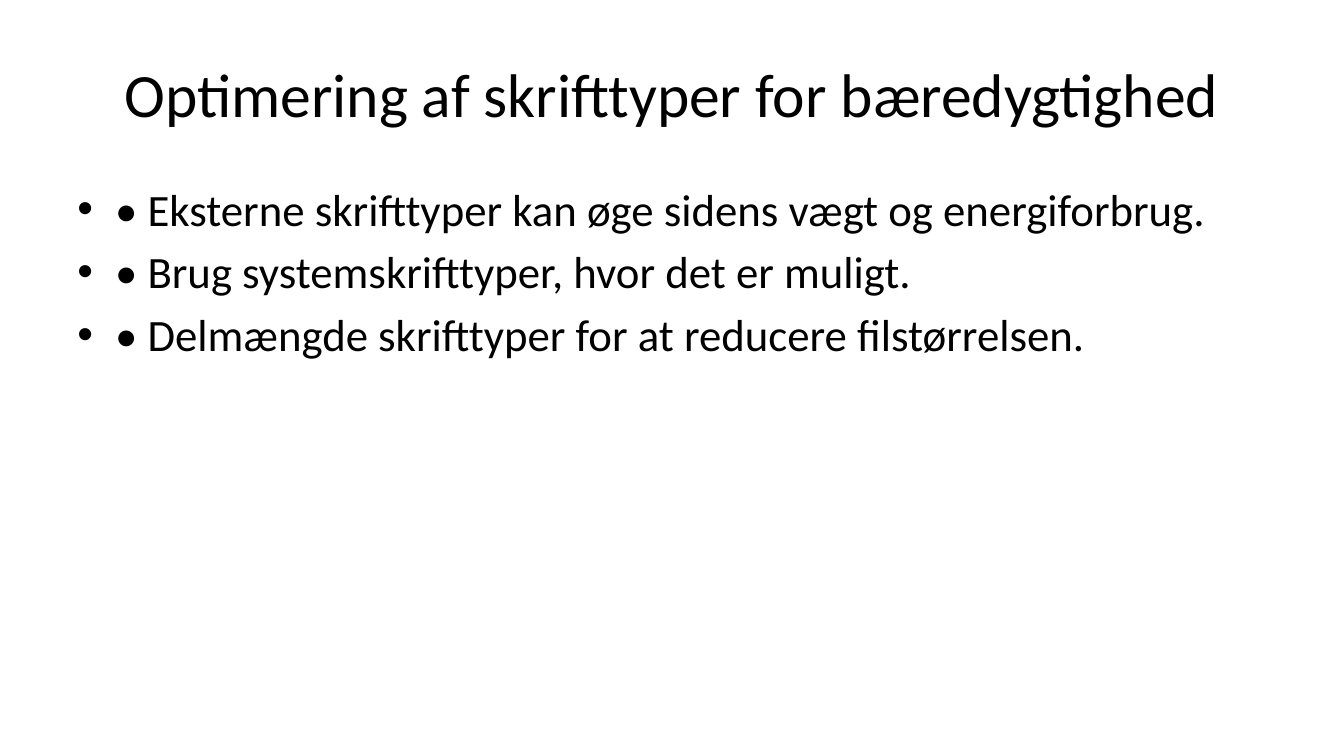
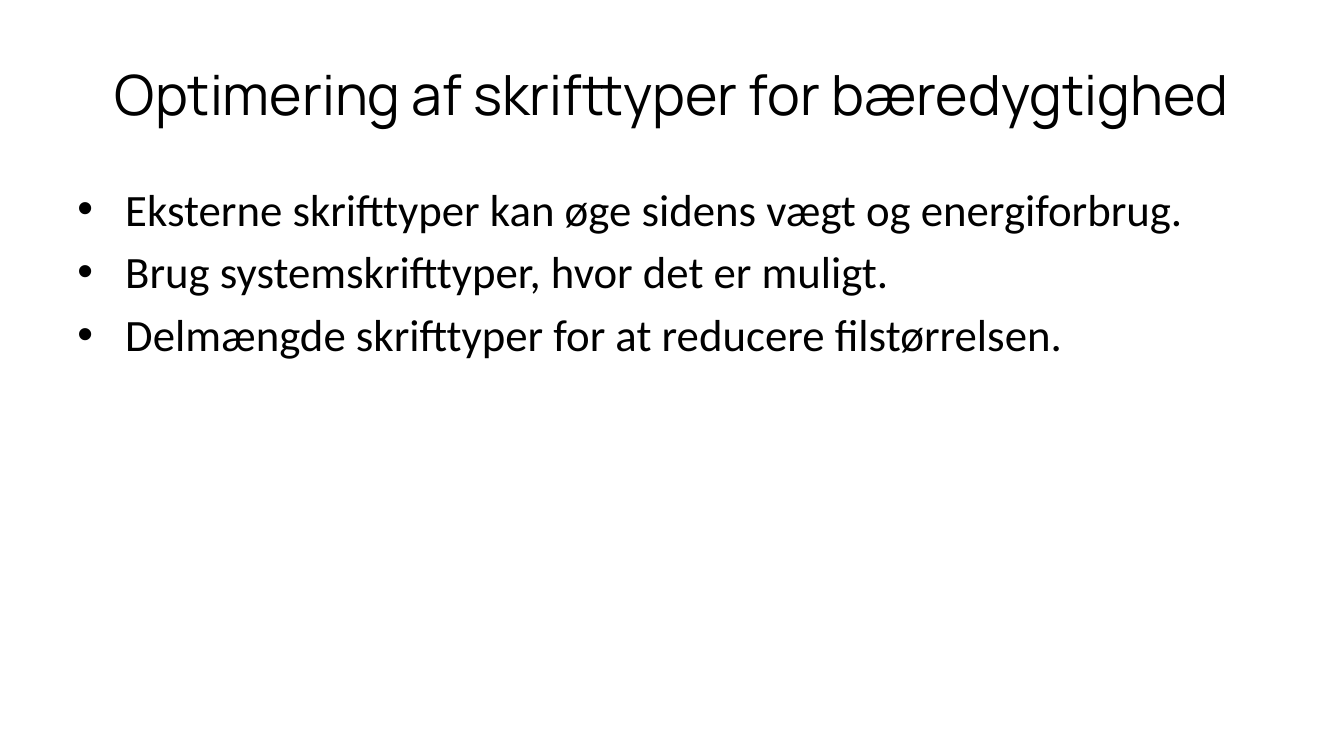
Before and after one commit to xbibogo/MMD24, a slide deck: slide 15 of semester2 PPT/Sustainable_Web_Presentation_Danish.pptx (slide 14 before the commit). Drawn at 1344x756 pixels with LibreOffice and Linux fonts; fonts in the diff are those of the drawing. Boxes give left, top, right and bottom in pixels: in the first picture for what was removed or moved away, otherwise in the second. Text is boxed around its words. In the diff, an @@ line names an element or a change of style, - is before the commit and + after.

```diff
--- a/semester2 PPT/Sustainable_Web_Presentation_Danish.pptx
+++ b/semester2 PPT/Sustainable_Web_Presentation_Danish.pptx
@@ title "Optimering af skrifttyper for bæredygtighed" at bbox=[115, 74, 1228, 129]: size 44 to 39.6 pt, font Calibri to Manrope @@
@@ text at bbox=[125, 195, 1182, 359]: text changed @@
-• • Eksterne skrifttyper kan øge sidens vægt og energiforbrug.
-• • Brug systemskrifttyper, hvor det er muligt.
-• • Delmængde skrifttyper for at reducere filstørrelsen.
+• Eksterne skrifttyper kan øge sidens vægt og energiforbrug.
+• Brug systemskrifttyper, hvor det er muligt.
+• Delmængde skrifttyper for at reducere filstørrelsen.
```
Also in this commit, not shown: 20 other slides changed, 6 slides added, 3 slides removed.
